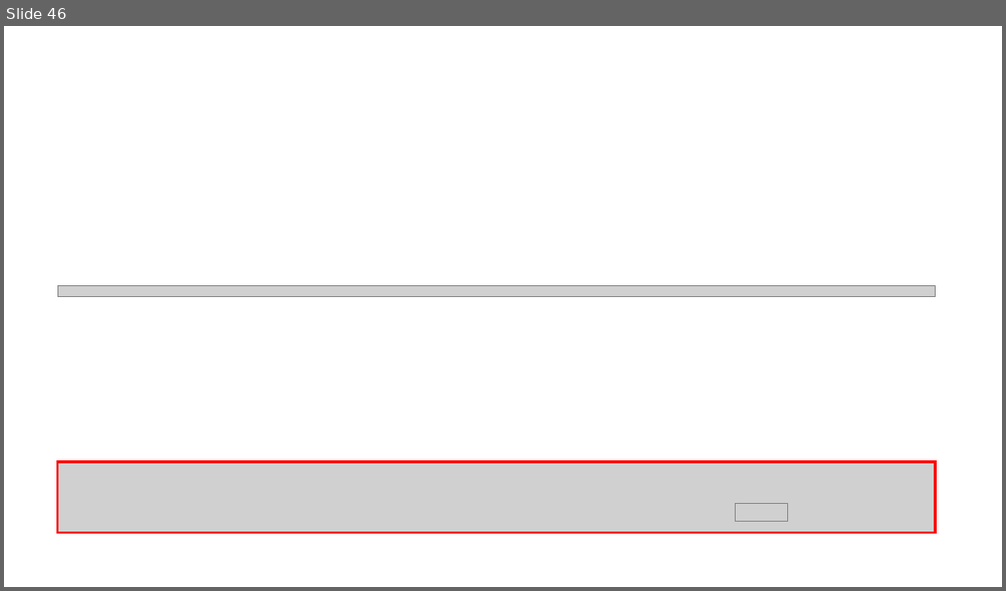
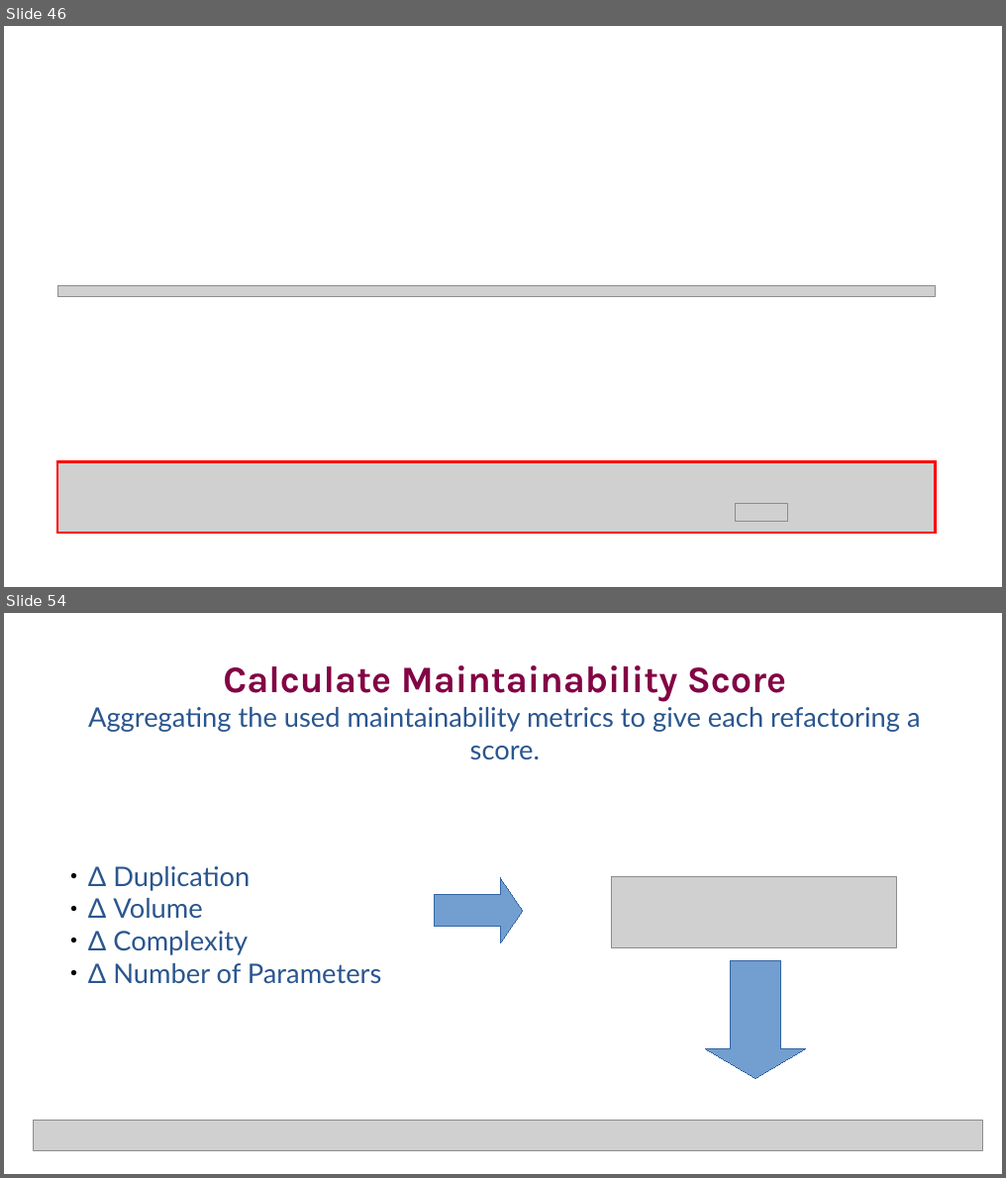
Before and after one commit to SimonBaars/Master-Thesis-Simon-Baars, a slide deck: presentations/FinalPresentation.odp. Shown one above the other, each under a label of ours: slide 46 before the commit, slides 46 and 54 after it; the slides between them are not shown. The pictures are 1006x591 and 1006x1178 pixels, drawn with LibreOffice and Linux fonts; fonts in the diff are those of the drawing; grey boxes stand for pictures; background and template pictures are left out. Boxes give left, top, right and bottom in pixels: in the first picture for what was removed or moved away, otherwise in the second. Text is boxed around its words. In the diff, an @@ line names an element or a change of style, - is before the commit and + after.

```diff
--- a/presentations/FinalPresentation.odp
+++ b/presentations/FinalPresentation.odp
@@ slide 54 added at <box>4,613,1002,1174</box>, background #FFFFFF @@
@@ free added at <box>46,652,964,802</box>, 26 pt, text #2A568F @@
+Calculate Maintainability Score
+Aggregating the used maintainability metrics to give each refactoring a score.
@@ text added at <box>88,866,381,984</box>, 26 pt, text #2A568F @@
+● Δ Duplication
+● Δ Volume
+● Δ Complexity
+● Δ Number of Parameters
@@ right arrow added at <box>435,878,523,943</box>, fill #729FCF, outline #3465A4 0 pt @@
@@ picture added at <box>611,876,896,949</box> @@
@@ down arrow added at <box>706,961,806,1078</box>, fill #729FCF, outline #3465A4 0 pt @@
@@ picture added at <box>33,1120,982,1151</box> @@
```
Also in this commit, not shown: 4 slides changed, 6 other slides added.
